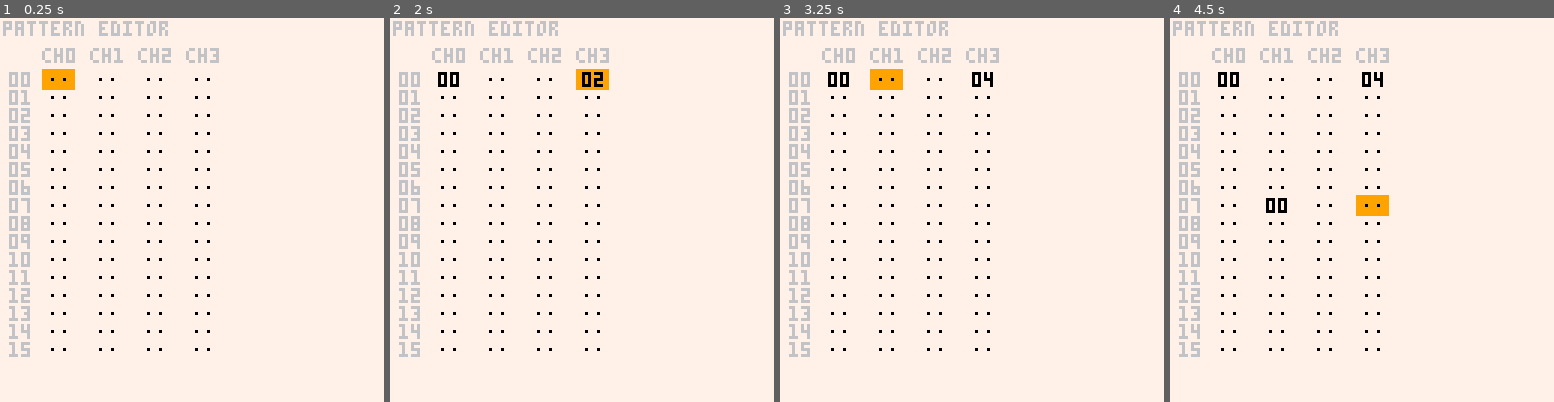
Above: before the commit, frames 1-4 (left to right).
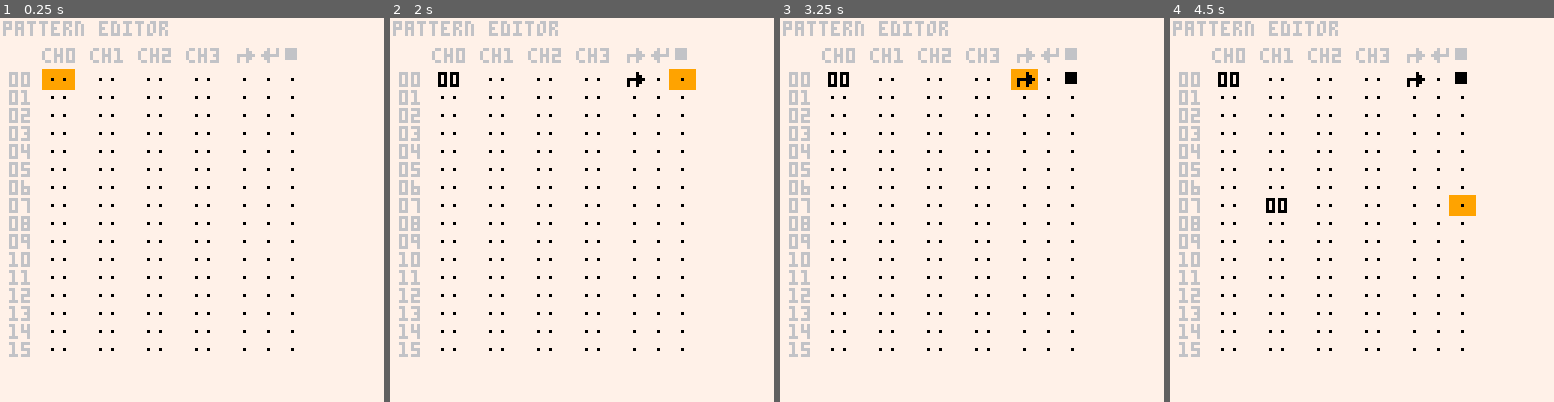
Above: after the commit, the same moments.

Repository: romainchapou/pico-sound-dj
Game: PICO-8 cartridge psdj.p8
Same seed, same stepped clock (60 frames per second), same inputs: the game is played once before the commit and once after it.
Inputs:
- Up to frame 1 (0.25 s): no input
- Up to frame 2 (2 s): tap X (X key) at 0.33, 1.07, 1.85 s; tap O (Z key) at 0.7, 1.7 s; hold Right from 1.6 s (still down)
- Up to frame 3 (3.25 s): release Right at 2.1 s; tap O (Z key) at 2.1, 2.5, 2.9 s; hold Up 2.15-2.42 s; hold Right 2.47-3.03 s; tap X (X key) at 2.97 s; hold Left from 3.08 s (still down)
- Up to frame 4 (4.5 s): tap O (Z key) at 3.3, 3.7, 4.1 s; release Left at 3.58 s; hold Down 3.63-3.97 s; hold Right from 4.02 s (still down); tap X (X key) at 4.08 s

The runs differ from the first frame. In frame 1, 0.6% of the frame differs, in the area x 61-78%, y 7-87%; in frame 2, 1.5%; in frame 3, 1.6%; in frame 4, 1.7%, in the area x 48-80%, y 7-87%.

Commit message:
Add pattern settings buttons

Diff:
--- a/input_widget.lua
+++ b/input_widget.lua
@@ -59,3 +59,33 @@
 
   return input_widget
 end
+
+-- on/off button widget
+function make_button_widget(btn_spr)
+  return class:new {
+    state = false,
+
+    update = function(_ENV)
+      if btnp_once(5) then
+        state = not state
+      end
+    end,
+
+    draw = function(_ENV, x, y, is_selected)
+      if is_selected then
+        rectfill(x-2, y-1, x+6, y+5, 9)
+      end
+
+      if state then
+        palt(14, true)
+        palt(0, false)
+
+        spr(btn_spr, x, y)
+
+        palt()
+      else
+        pset(x+2, y+2, 0)
+      end
+    end
+  }
+end
--- a/pattern_editor.lua
+++ b/pattern_editor.lua
@@ -30,7 +30,7 @@
       if btnp(2) then line_selection -= 1 end
       if btnp(3) then line_selection += 1 end
 
-      column_selection = mid(0, column_selection, 3)
+      column_selection = mid(0, column_selection, 6)
       line_selection = mid(0, line_selection, 63)
 
       if first_visible_pattern + 15 < line_selection then
@@ -52,6 +52,17 @@
       print("ch" .. tostr(i), start_x - 2 + i*CHANNEL_X_OFFSET, start_y - 8, 6)
     end
 
+    palt(14, true)
+    palt(0, false)
+    pal(0, 6)
+
+    for i=0,2 do
+      -- pattern settings buttons
+      spr(2+i, 79 + i*8, start_y - 8)
+    end
+
+    pal()
+
     for i=0,15 do
       print(two_digit_number_str(i + first_visible_pattern), start_x - 13, start_y + i*6, 6)
 
--- a/pattern_widget.lua
+++ b/pattern_widget.lua
@@ -21,26 +21,43 @@
     channels = pattern_channels,
     is_channel_activated = {false, false, false, false},
 
+    begin_loop = make_button_widget(2),
+    endloop = make_button_widget(3),
+    stop_at_end = make_button_widget(4),
+
+    get_settings_widgets = function(_ENV)
+      return {begin_loop, endloop, stop_at_end}
+    end,
+
     update = function(_ENV, sub_selection)
-      if btn(4) then
-        if btnp_once(5) then
-          -- TODO also copy the channel here (cut behaviour)
-          is_channel_activated[sub_selection+1] = false
+      if sub_selection < #channels then
+        if btn(4) then
+          if btnp_once(5) then
+            -- TODO also copy the channel here (cut behaviour)
+            is_channel_activated[sub_selection+1] = false
+          end
+        else
+          if btnp_once(5) then
+            -- activate the channel
+            is_channel_activated[sub_selection+1] = true
+          end
         end
+
+        channels[sub_selection+1]:update()
       else
-        if btnp_once(5) then
-          -- activate the channel
-          is_channel_activated[sub_selection+1] = true
-        end
+        get_settings_widgets(_ENV)[sub_selection - #channels + 1]:update()
       end
-
-      channels[sub_selection+1]:update()
     end,
 
     draw = function(_ENV, x, y, is_pattern_seleted, sub_selection)
       for i, c in ipairs(channels) do
         c:draw(x + CHANNEL_X_OFFSET*(i-1), y, is_pattern_seleted and sub_selection == i-1, is_channel_activated[i])
       end
+
+      for i=4,6 do
+        get_settings_widgets(_ENV)[i-#channels+1]:draw(x + 63 + (i-4)*8, y,
+                                                       is_pattern_seleted and sub_selection == i)
+      end
     end,
   }
 end
--- a/psdj.p8
+++ b/psdj.p8
@@ -19,14 +19,14 @@
 #include main.lua
 
 __gfx__
-000000000eeeeeee0000000000000000000000000000000000000000000000000000000000000000000000000000000000000000000000000000000000000000
-0000000000eeeeee0000000000000000000000000000000000000000000000000000000000000000000000000000000000000000000000000000000000000000
-00700700000eeeee0000000000000000000000000000000000000000000000000000000000000000000000000000000000000000000000000000000000000000
-0007700000eeeeee0000000000000000000000000000000000000000000000000000000000000000000000000000000000000000000000000000000000000000
-000770000eeeeeee0000000000000000000000000000000000000000000000000000000000000000000000000000000000000000000000000000000000000000
-00700700eeeeeeee0000000000000000000000000000000000000000000000000000000000000000000000000000000000000000000000000000000000000000
-00000000eeeeeeee0000000000000000000000000000000000000000000000000000000000000000000000000000000000000000000000000000000000000000
-00000000eeeeeeee0000000000000000000000000000000000000000000000000000000000000000000000000000000000000000000000000000000000000000
+000000000eeeeeeeeee0eeeeee0ee0ee0000eeee0000000000000000000000000000000000000000000000000000000000000000000000000000000000000000
+0000000000eeeeeeeee00eeee00ee0ee0000eeee0000000000000000000000000000000000000000000000000000000000000000000000000000000000000000
+00700700000eeeee000000ee000000ee0000eeee0000000000000000000000000000000000000000000000000000000000000000000000000000000000000000
+0007700000eeeeee0ee00eeee00eeeee0000eeee0000000000000000000000000000000000000000000000000000000000000000000000000000000000000000
+000770000eeeeeee0ee0eeeeee0eeeeeeeeeeeee0000000000000000000000000000000000000000000000000000000000000000000000000000000000000000
+00700700eeeeeeeeeeeeeeeeeeeeeeeeeeeeeeee0000000000000000000000000000000000000000000000000000000000000000000000000000000000000000
+00000000eeeeeeeeeeeeeeeeeeeeeeeeeeeeeeee0000000000000000000000000000000000000000000000000000000000000000000000000000000000000000
+00000000eeeeeeeeeeeeeeeeeeeeeeeeeeeeeeee0000000000000000000000000000000000000000000000000000000000000000000000000000000000000000
 
 
 
